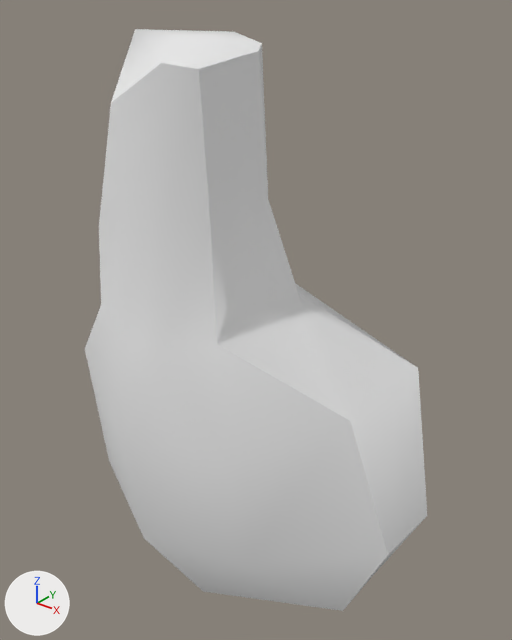
Before and after pictures for a commit that changed the OBJ model Assets/models/model_pillar_1.obj.
Camera for both pictures: a camera (50 mm lens) standing at (12.9, -15.69, 16.08) and looking at (0.66, -0.39, 6.59). Lighting does not change. The marker at lower left points along +X, +Y and +Z. Where no turn or scale is listed for an object, it has been applied to the vertices.

In view in the first picture: 'model_pillar_1'.
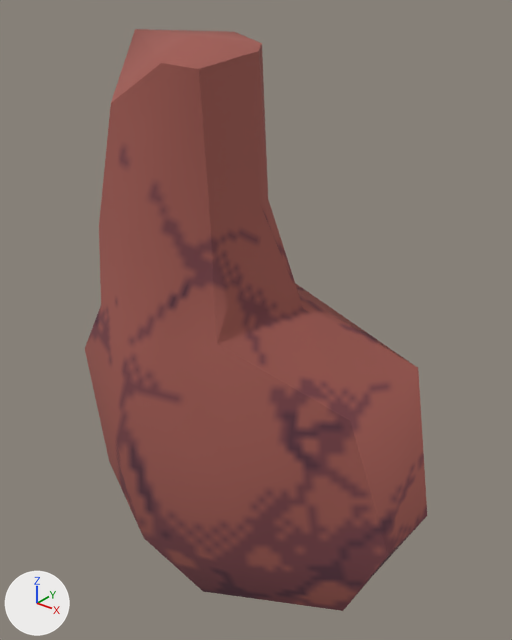
Where the change shows, as pixel boxes [x1, y1, x2, y2] in the pictures (512 x 640 px):
'model_pillar_1', recoloured (grey to brown)
    both: [85, 29, 427, 611]

Edits to the bpy script that builds the scene:
```text
Add img_tex_pillar_4_png:
    img_tex_pillar_4_png = load_image('tex_pillar_4.png', 'tex_pillar_4.png', 128, 128, 'sRGB')
Add mat_mtl_pillar_1:
    mat_mtl_pillar_1 = principled_material('mtl_pillar_1')
    mat_mtl_pillar_1.texture = img_tex_pillar_4_png
    mat_mtl_pillar_1.roughness = 1.0
Change me_model_pillar_1:
    where me_model_pillar_1.from_pydata(...)  # 57 vertices, 58 faces; spans x -5.2..6.6, y -5.0..3.1, z -3.3..14.7
    remove me_model_pillar_1.materials.append(mat_lambert7sg)  # white #e7e7e7
    add me_model_pillar_1.materials.append(mat_mtl_pillar_1)  # picture img_tex_pillar_4_png
```
